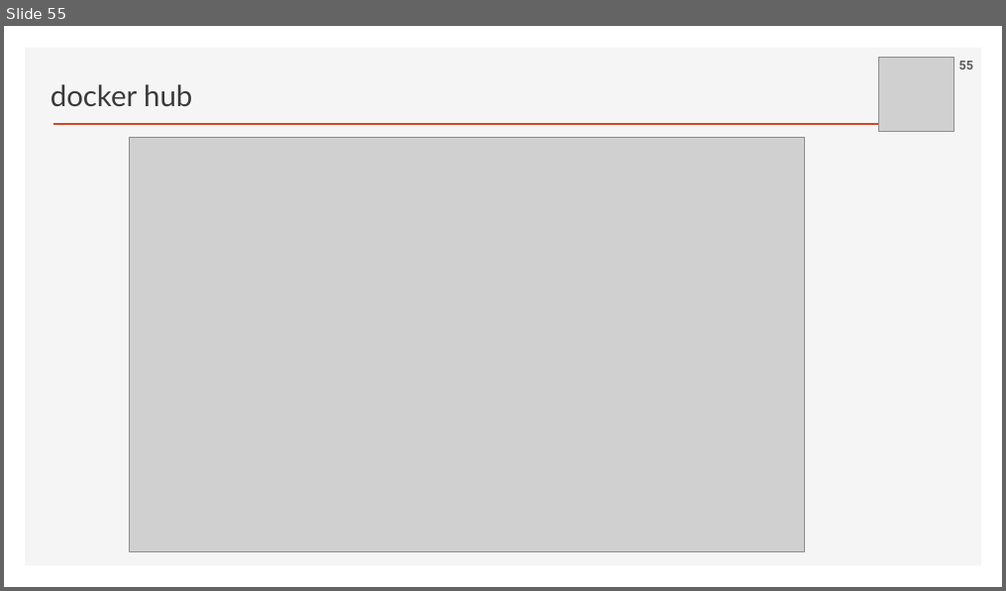
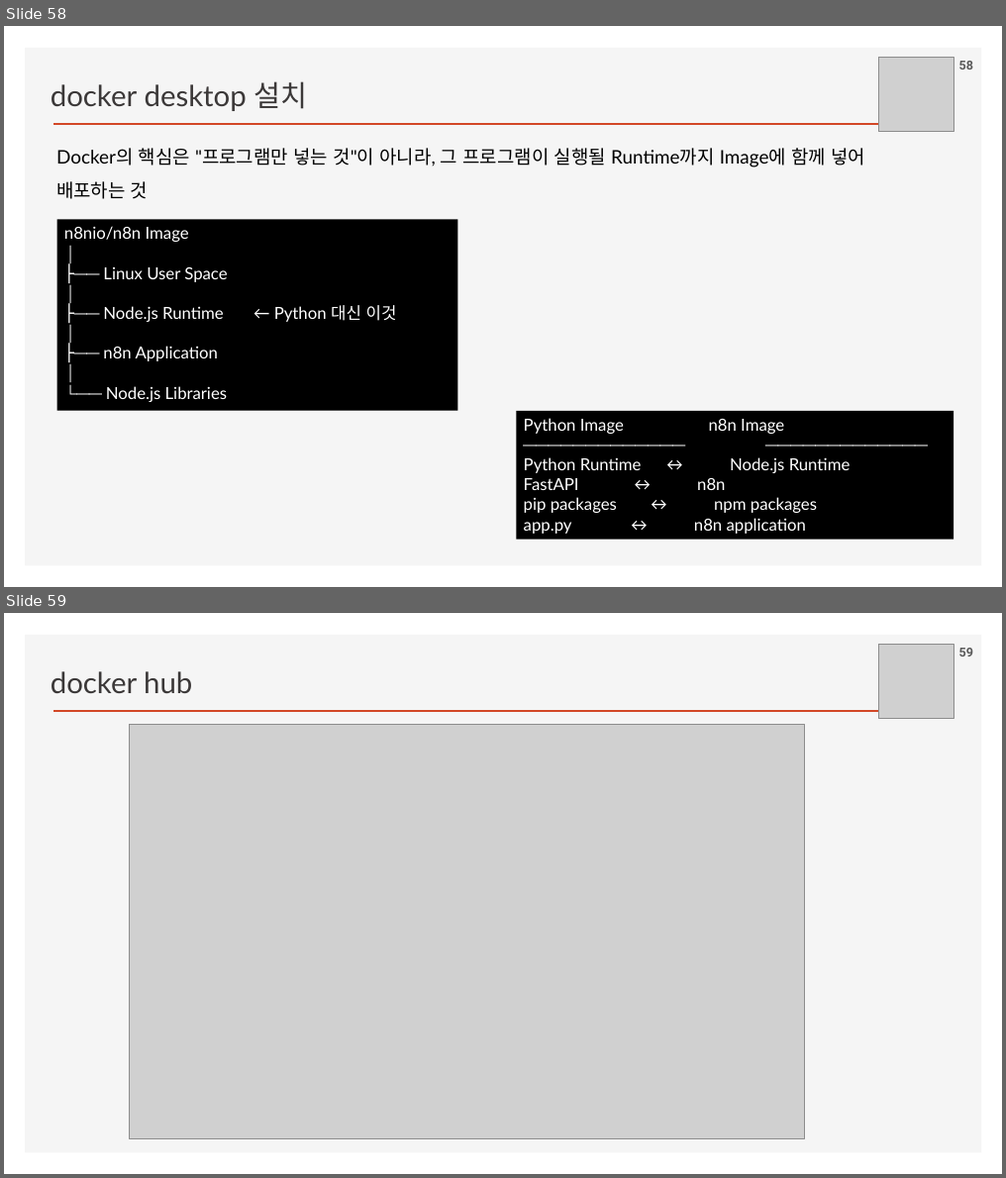
Before and after one commit to ancestor9/2026_Fall_Application-Deployment, a slide deck: App Deployment.pptx. Shown one above the other, each under a label of ours: slide 55 before the commit, slides 58 and 59 after it. The pictures are 1006x591 and 1006x1178 pixels, drawn with LibreOffice and Linux fonts; fonts in the diff are those of the drawing; grey boxes stand for pictures; background and template pictures are left out. Boxes give left, top, right and bottom in pixels: in the first picture for what was removed or moved away, otherwise in the second. Text is boxed around its words. In the diff, an @@ line names an element or a change of style, - is before the commit and + after.

```diff
--- a/App Deployment.pptx
+++ b/App Deployment.pptx
@@ slide 58 added at [4, 26, 1002, 587], background #FFFFFF; not listed: 2 template elements that a slide beside it also shows @@
@@ text added at [51, 81, 307, 111], 28 pt, text #3B3838 @@
+docker desktop 설치
@@ picture added at [879, 57, 954, 132] @@
@@ page number added at [959, 61, 973, 70], 12 pt, text #595959, bold @@
+58
@@ text added at [56, 148, 865, 199], 18 pt, text #000000 @@
+Docker의 핵심은 "프로그램만 넣는 것"이 아니라, 그 프로그램이 실행될 Runtime까지 Image에 함께 넣어 배포하는 것
@@ rectangle added at [57, 219, 457, 411], fill #000000, 16 pt, text #FFFFFF @@
+n8nio/n8n Image
+│
+├── Linux User Space
+│
+├── Node.js Runtime ← Python 대신 이것
+│
+├── n8n Application
+│
+└── Node.js Libraries
@@ rectangle added at [516, 411, 953, 540], fill #000000, 16 pt, text #FFFFFF @@
+Python Image n8n Image
+───────────── ─────────────
+Python Runtime ↔ Node.js Runtime
+FastAPI ↔ n8n
+pip packages ↔ npm packages
+app.py ↔ n8n application
@@ what was slide 55 is now slide 59 @@
```
Also in this commit, not shown: 3 slides changed, 9 other slides added, 2 slides removed.
